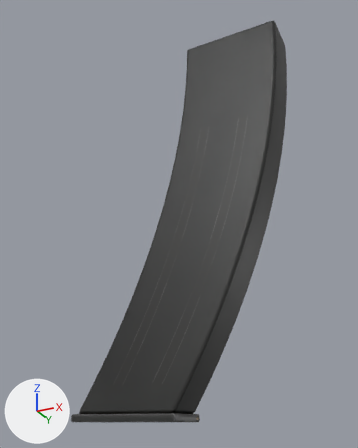
What one commit did to the FBX model blender/export/afstg44_mag_lod1.fbx.
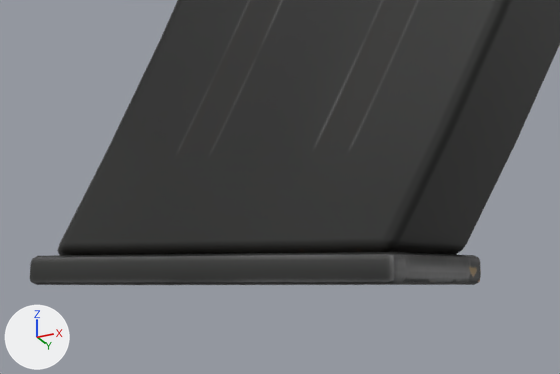
Each version is shown whole from a 50 mm camera at (0.0788, -0.2368, -0.1846) aimed at (-0.0394, -0.0005, -0.0783), then close up on the part from 17% to 62% of the width and 76% to 100% of the height. The axes (+X, +Y, +Z) are drawn at lower left. The lights are the same throughout. The last two pictures show the newer version.

Names of what the first close-up shows: 'STGM_LOD_1'.
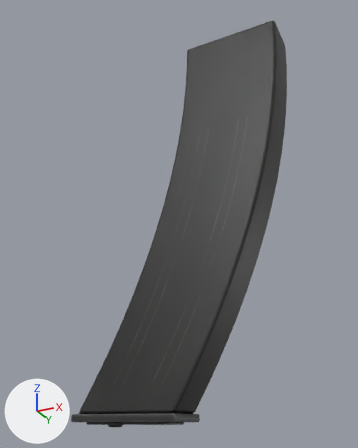
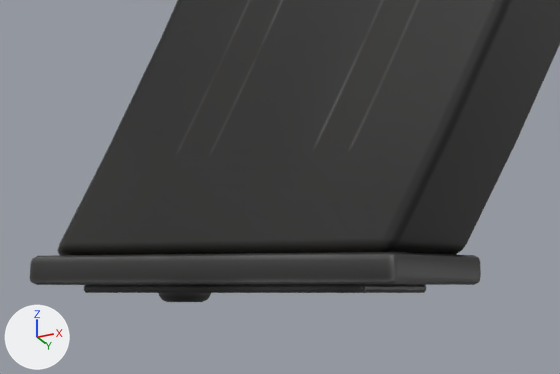
Patch to the scene script:
```diff
--- a/blender/export/afstg44_mag_lod1.fbx.py
+++ b/blender/export/afstg44_mag_lod1.fbx.py
@@ me_stgm_lod_1 @@
 # used by ob_stgm_lod_1; location = (0.0, 0.0, 0.0)
-me_stgm_lod_1.from_pydata(...)  # 514 vertices, 933 faces; spans x -0.095..0.028, y -0.014..0.014, z -0.184..0.041
+me_stgm_lod_1.from_pydata(...)  # 635 vertices, 1143 faces; spans x -0.095..0.028, y -0.014..0.014, z -0.186..0.041
+# me_stgm_lod_1 part 1: a new loose piece of 97 vertices spanning x -0.081..-0.073, y -0.004..0.004, z -0.186..-0.185, in mat_stgm_body_dayz (picture img_afstg44_mag_co_png)
+# me_stgm_lod_1 part 2: a new loose piece of 24 vertices spanning x -0.088..-0.041, y -0.01..0.01, z -0.185..-0.184, in mat_stgm_body_dayz (picture img_afstg44_mag_co_png)
+# me_stgm_lod_1 part 3: 235 kept faces spanning x -0.095..0.026, y -0.014..0.014, z -0.184..0.039 get new texture (UV) coordinates
 me_stgm_lod_1.materials.append(mat_stgm_body_dayz)
```

What differs and where, as boxes (x1, y1, x2, y2) in the close-ups (560 x 374 px):
'STGM_LOD_1', reshaped
    before: (30, 0, 560, 285)
    after: (30, 0, 560, 302)
part 1 of me_stgm_lod_1, added
    after: (159, 293, 211, 302)
part 2 of me_stgm_lod_1, added
    after: (84, 284, 426, 293)
part 3 of me_stgm_lod_1, surface changed
    both: (81, 254, 480, 285)
